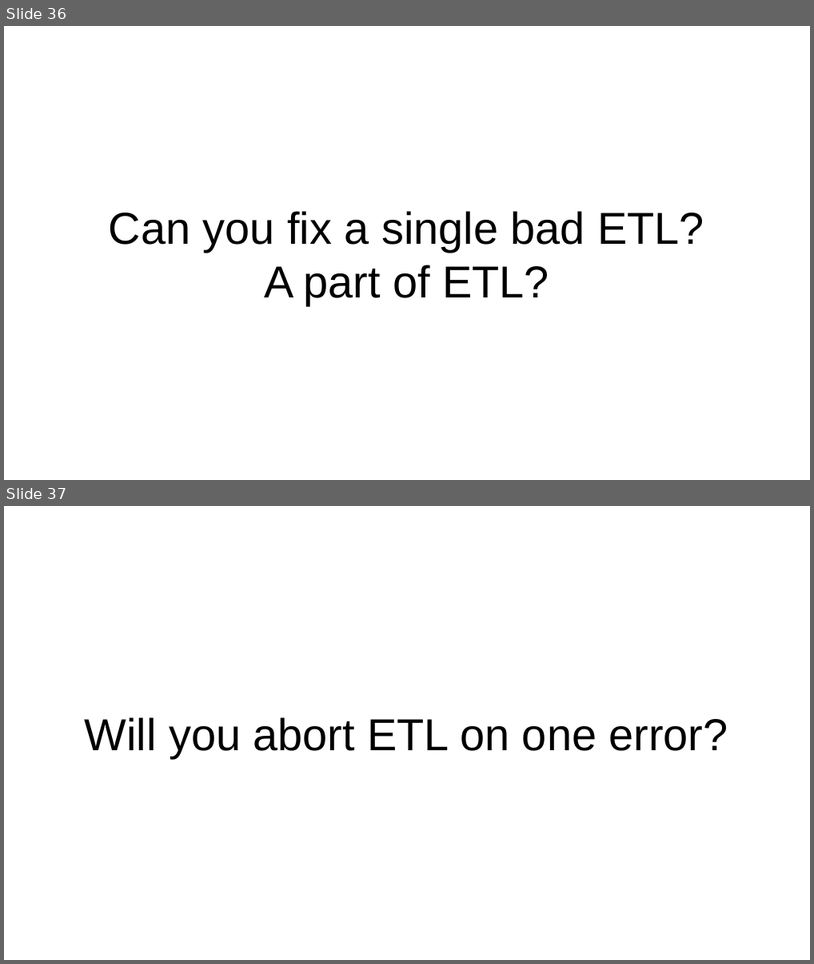
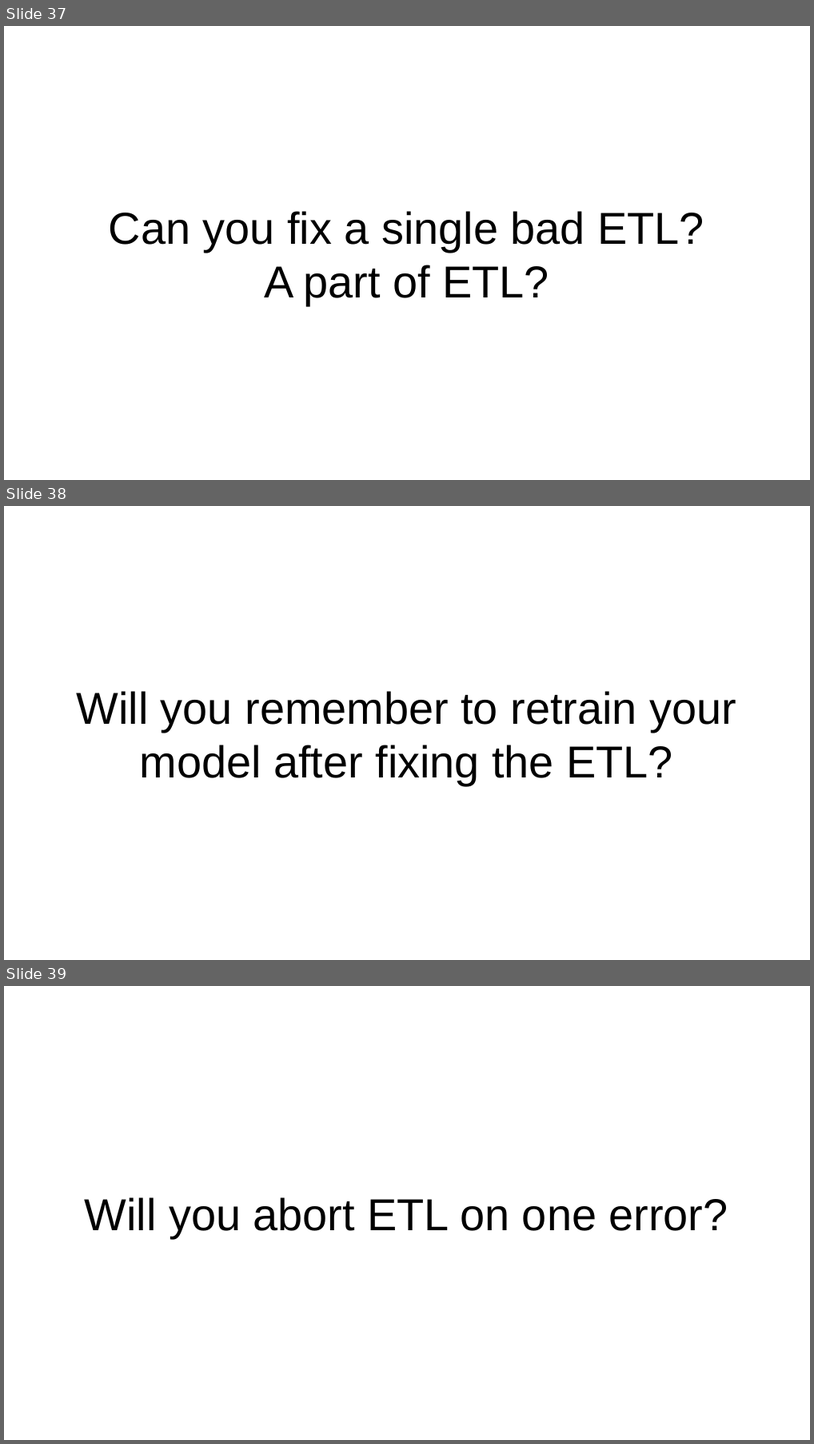
Before and after one commit to tebeka/talks, a slide deck: data-management/data-management.odp. Shown one above the other, each under a label of ours: slides 36 and 37 before the commit, slides 37, 38 and 39 after it. The pictures are 814x964 and 814x1444 pixels, drawn with LibreOffice and Linux fonts; fonts in the diff are those of the drawing. Boxes give left, top, right and bottom in pixels: in the first picture for what was removed or moved away, otherwise in the second. Text is boxed around its words. In the diff, an @@ line names an element or a change of style, - is before the commit and + after.

```diff
--- a/data-management/data-management.odp
+++ b/data-management/data-management.odp
@@ slide 38 added at [4, 506, 810, 960], background #FFFFFF @@
@@ title added at [77, 691, 737, 785], 44 pt, text #000000 @@
+Will you remember to retrain your model after fixing the ETL?
@@ what was slide 36 is now slide 37 @@
@@ what was slide 37 is now slide 39 @@
```
Also in this commit, not shown: 5 slides changed, 4 other slides added, 1 slide removed.
